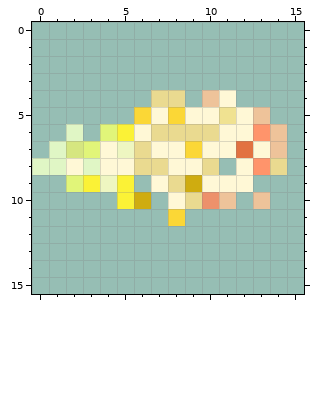
File history of a pixel-art sprite, files/ui_gfx/gun_actions/stack_bolt.png. The picture above was drawn from the file before the commit.
The file is 16x16 pixels.
Now the later version:
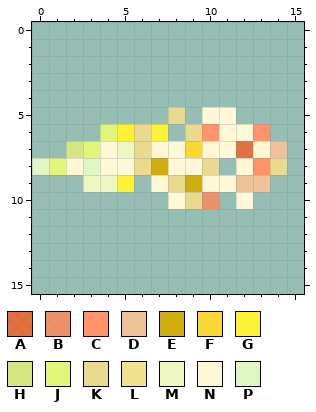
Palette (. is transparent): A #ff5415b8  B #ff885cd4  C #ff946b  D #eec39a  E #cfac10  F #fbd736  G #fbf236  H #d6e680  J #e1f579  K #eada90  L #fbe78de2  M #eef6c1  N #fff8d6  P #e0f6c5
From old to new:
@@ x 0..15 @@
  3 ................
- 4 .......KK.DN....
- 5 ......FNFNNLND..
- 6 ..P.JGNKKKKNNCD.
- 7 .PHJNMKNNFNNAND.
- 8 PPNPNNKKNNK.NCK.
- 9 ..JGMG.NKENNN...
-10 .....GE.NKBD.D..
-11 ........F.......
+ 4 ................
+ 5 ........K.NN....
+ 6 ....JGKG.KCNNC..
+ 7 ..HJNMKNNFNNAND.
+ 8 PJNPNNKENNK.NCK.
+ 9 ...MMG.NKENNDD..
+10 ........NKB.N...
+11 ................
 12 ................
Changed places in both pictures, as pixel boxes (x1, y1, x2, y2):
changed: (49, 90, 287, 226)
